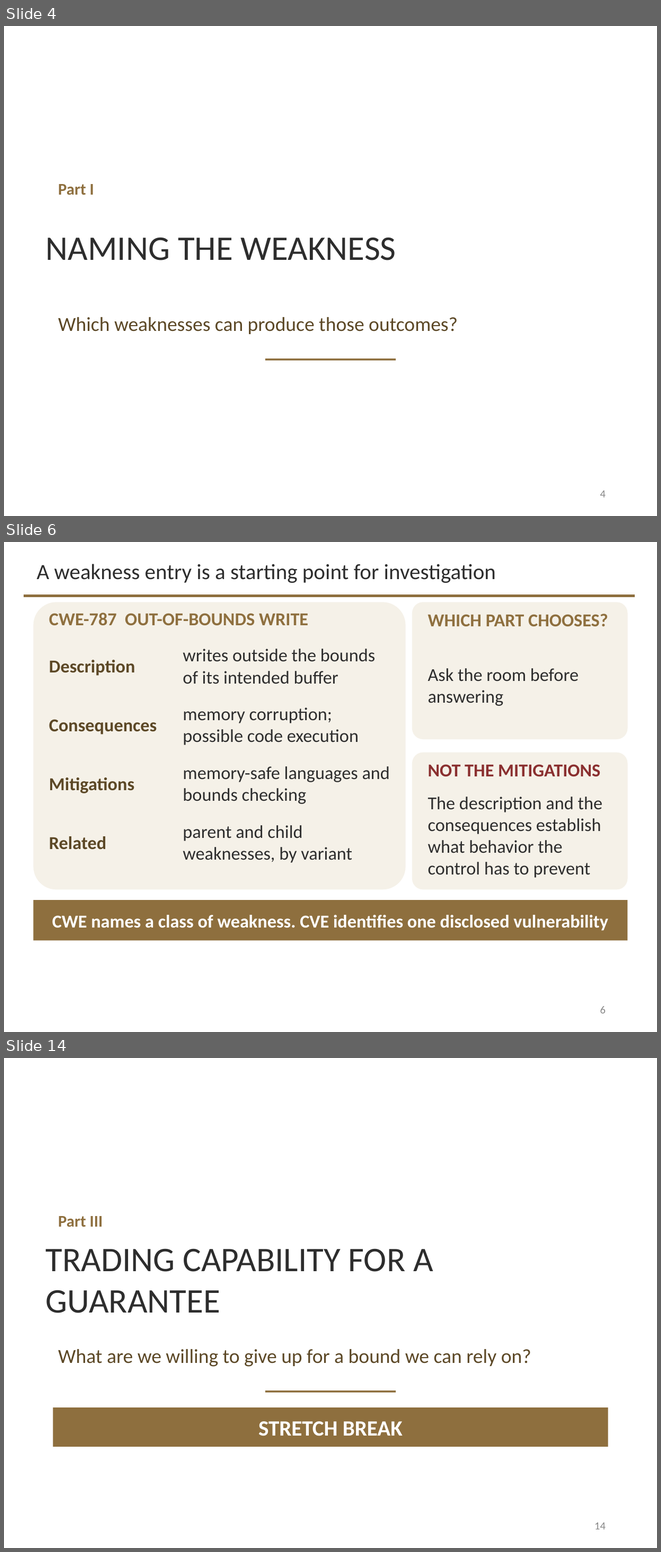
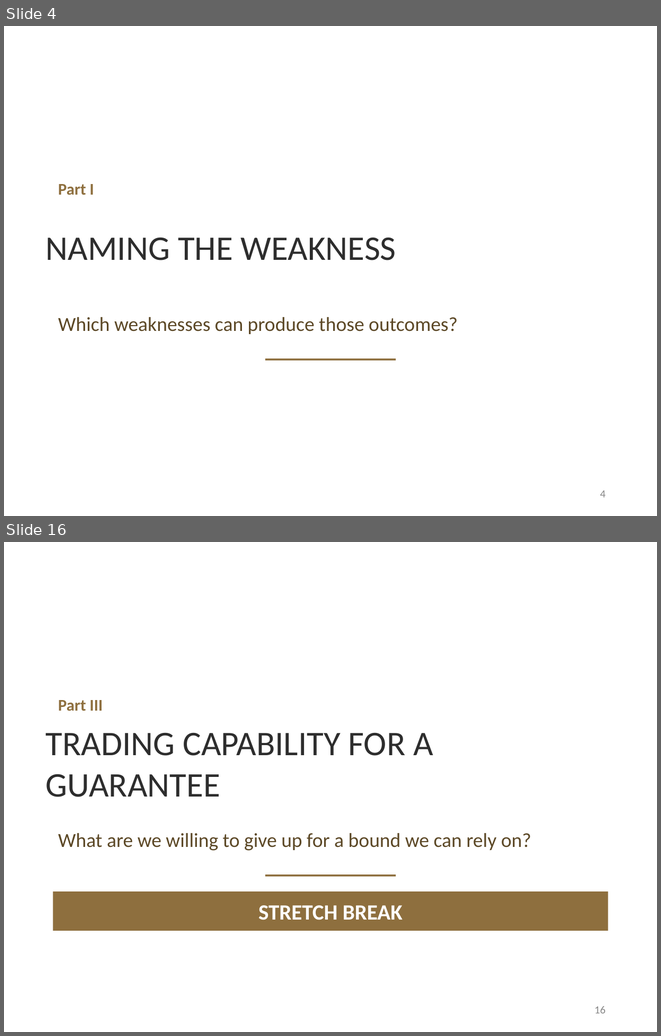
Before and after one commit to davisjam/model-based-agentic-software-engineering, a slide deck: course/lectures/act-3-software-in-the-world/05-security-engineering/3-5-Security-Engineering-2-Controls-and-Assurance.pptx. Shown one above the other, each under a label of ours: slides 4, 6 and 14 before the commit, slides 4 and 16 after it; the slides between them are not shown. The pictures are 661x1552 and 661x1036 pixels, drawn with LibreOffice and Linux fonts; fonts in the diff are those of the drawing; background and template pictures are left out. Boxes give left, top, right and bottom in pixels: in the first picture for what was removed or moved away, otherwise in the second. Text is boxed around its words. In the diff, an @@ line names an element or a change of style, - is before the commit and + after.

```diff
--- a/course/lectures/act-3-software-in-the-world/05-security-engineering/3-5-Security-Engineering-2-Controls-and-Assurance.pptx
+++ b/course/lectures/act-3-software-in-the-world/05-security-engineering/3-5-Security-Engineering-2-Controls-and-Assurance.pptx
@@ slide 6 removed at box(4, 542, 657, 1032), background #FFFFFF @@
@@ title removed at box(37, 564, 496, 583) @@
-A weakness entry is a starting point for investigation
@@ line removed from (24, 596) to (635, 596) @@
@@ rounded rectangle removed at box(33, 602, 406, 889) @@
@@ rounded rectangle removed at box(412, 602, 628, 739) @@
@@ text removed at box(49, 612, 308, 625) @@
-CWE-787 OUT-OF-BOUNDS WRITE
@@ text removed at box(428, 614, 608, 626) @@
-WHICH PART CHOOSES?
@@ text removed at box(183, 649, 375, 684) @@
-writes outside the bounds of its intended buffer
@@ text removed at box(49, 660, 135, 676) @@
-Description
@@ text removed at box(428, 668, 579, 706) @@
-Ask the room before answering
@@ text removed at box(183, 707, 359, 745) @@
-memory corruption; possible code execution
@@ text removed at box(49, 719, 157, 734) @@
-Consequences
@@ rounded rectangle removed at box(412, 752, 628, 889) @@
@@ text removed at box(428, 764, 600, 777) @@
-NOT THE MITIGATIONS
@@ text removed at box(49, 777, 134, 793) @@
-Mitigations
@@ text removed at box(183, 766, 390, 804) @@
-memory-safe languages and bounds checking
@@ text removed at box(428, 796, 602, 877) @@
-The description and the consequences establish what behavior the control has to prevent
@@ text removed at box(183, 825, 352, 863) @@
-parent and child weaknesses, by variant
@@ text removed at box(49, 836, 106, 849) @@
-Related
@@ rectangle removed at box(33, 900, 628, 941) @@
@@ text removed at box(52, 915, 608, 930) @@
-CWE names a class of weakness. CVE identifies one disclosed vulnerability
@@ page number removed at box(600, 1006, 606, 1013) @@
-6
@@ what was slide 14 is now slide 16 @@
@@ page number at box(594, 1006, 606, 1013): text changed @@
-14
+16
```
Also in this commit, not shown: 20 slides changed, 3 slides added, 2 other files.
